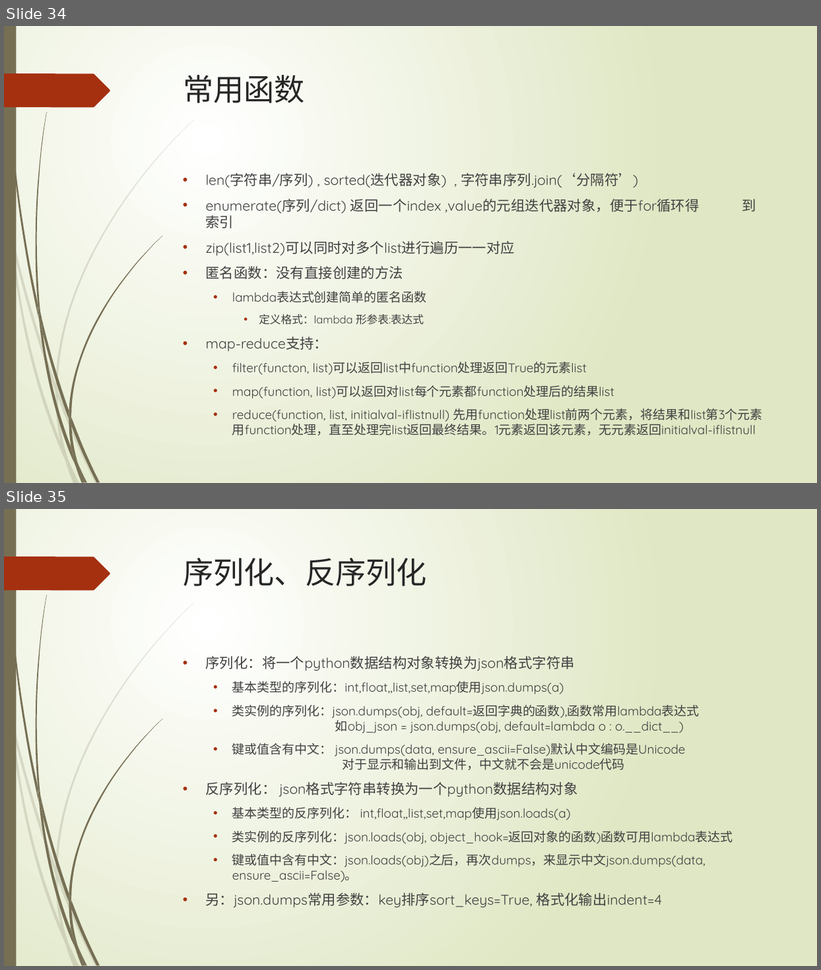
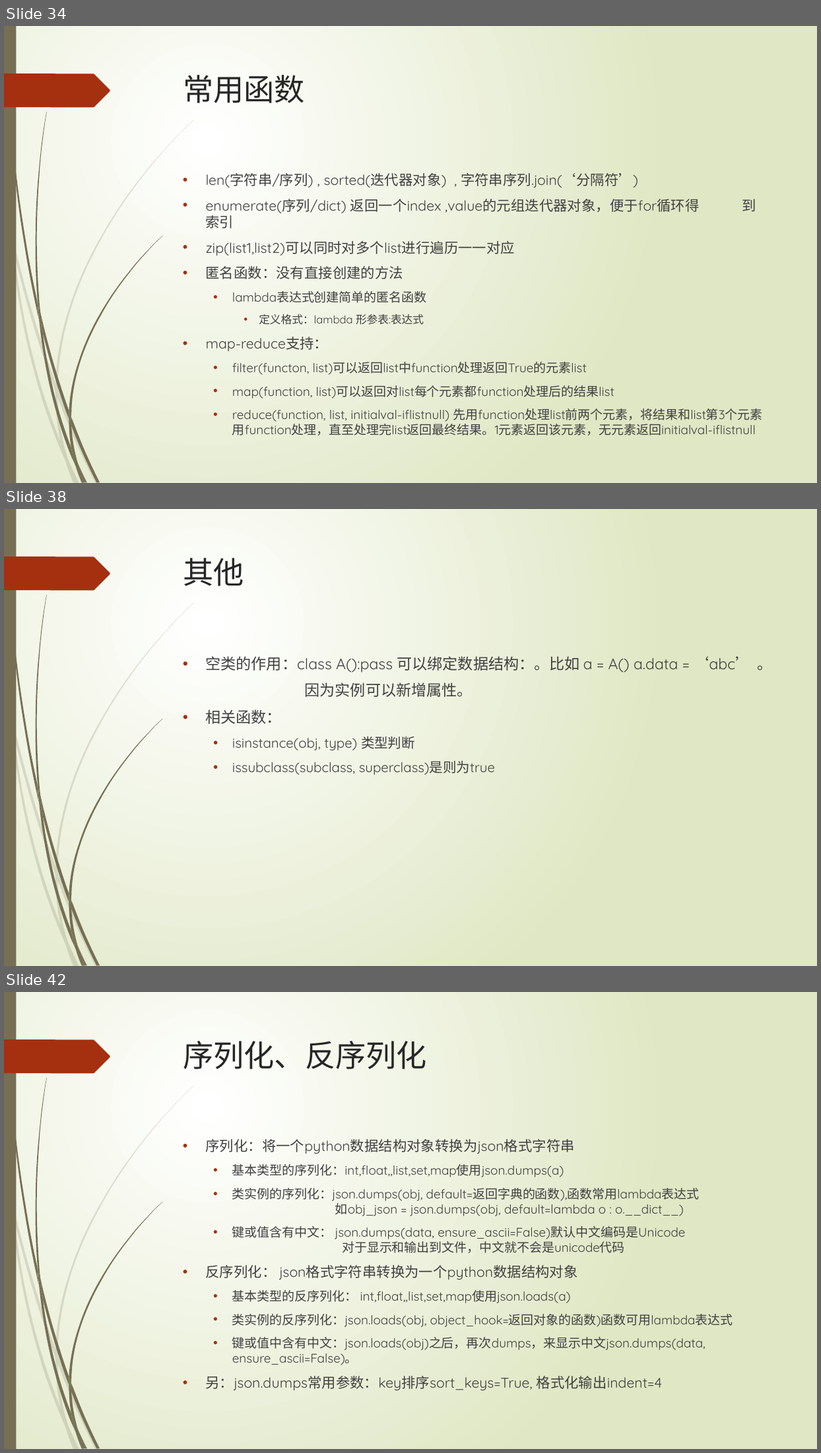
Before and after one commit to lspgithublxh/document, a slide deck: 编程语言/python/Python基础入门知识分享.pptx. Shown one above the other, each under a label of ours: slides 34 and 35 before the commit, slides 34, 38 and 42 after it; the slides between them are not shown. The pictures are 821x970 and 821x1453 pixels, drawn with LibreOffice and Linux fonts; fonts in the diff are those of the drawing. Boxes give left, top, right and bottom in pixels: in the first picture for what was removed or moved away, otherwise in the second. Text is boxed around its words. In the diff, an @@ line names an element or a change of style, - is before the commit and + after.

```diff
--- a/编程语言/python/Python基础入门知识分享.pptx
+++ b/编程语言/python/Python基础入门知识分享.pptx
@@ slide 38 added at (4,509,817,966), background gradient #FFFFFF to #DFE8C4; not listed: 24 template elements that a slide beside it also shows @@
@@ title added at (183,558,244,586), 36 pt, text #262626 @@
+其他
@@ text added at (206,656,773,775), 18 pt, text #404040 @@
+• 空类的作用：class A():pass 可以绑定数据结构：。比如 a = A() a.data = ‘abc’ 。
+因为实例可以新增属性。
+• 相关函数：
+  • isinstance(obj, type) 类型判断
+  • issubclass(subclass, superclass)是则为true
@@ what was slide 35 is now slide 42 @@
```
Also in this commit, not shown: 6 other slides added.
